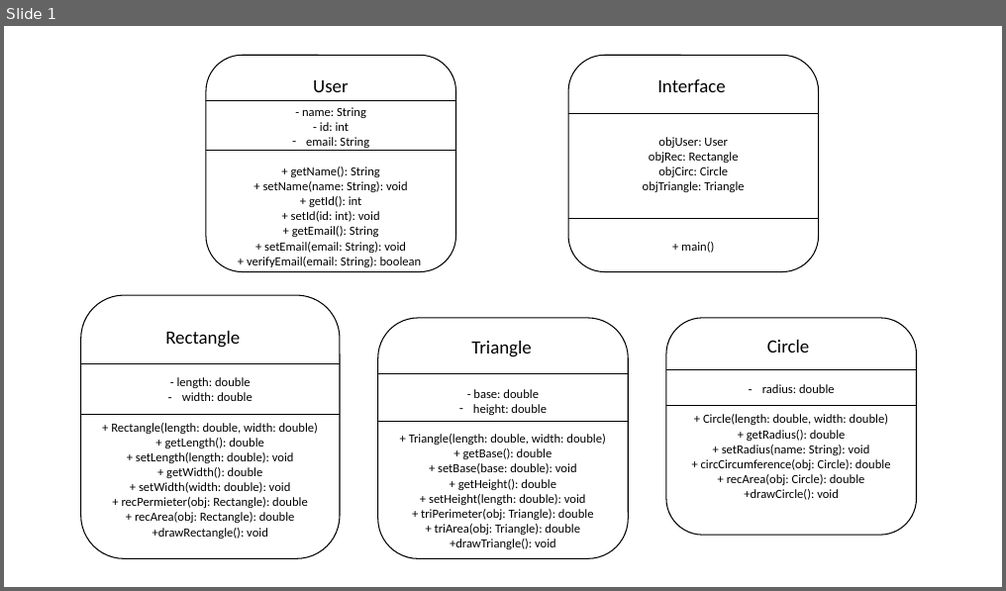
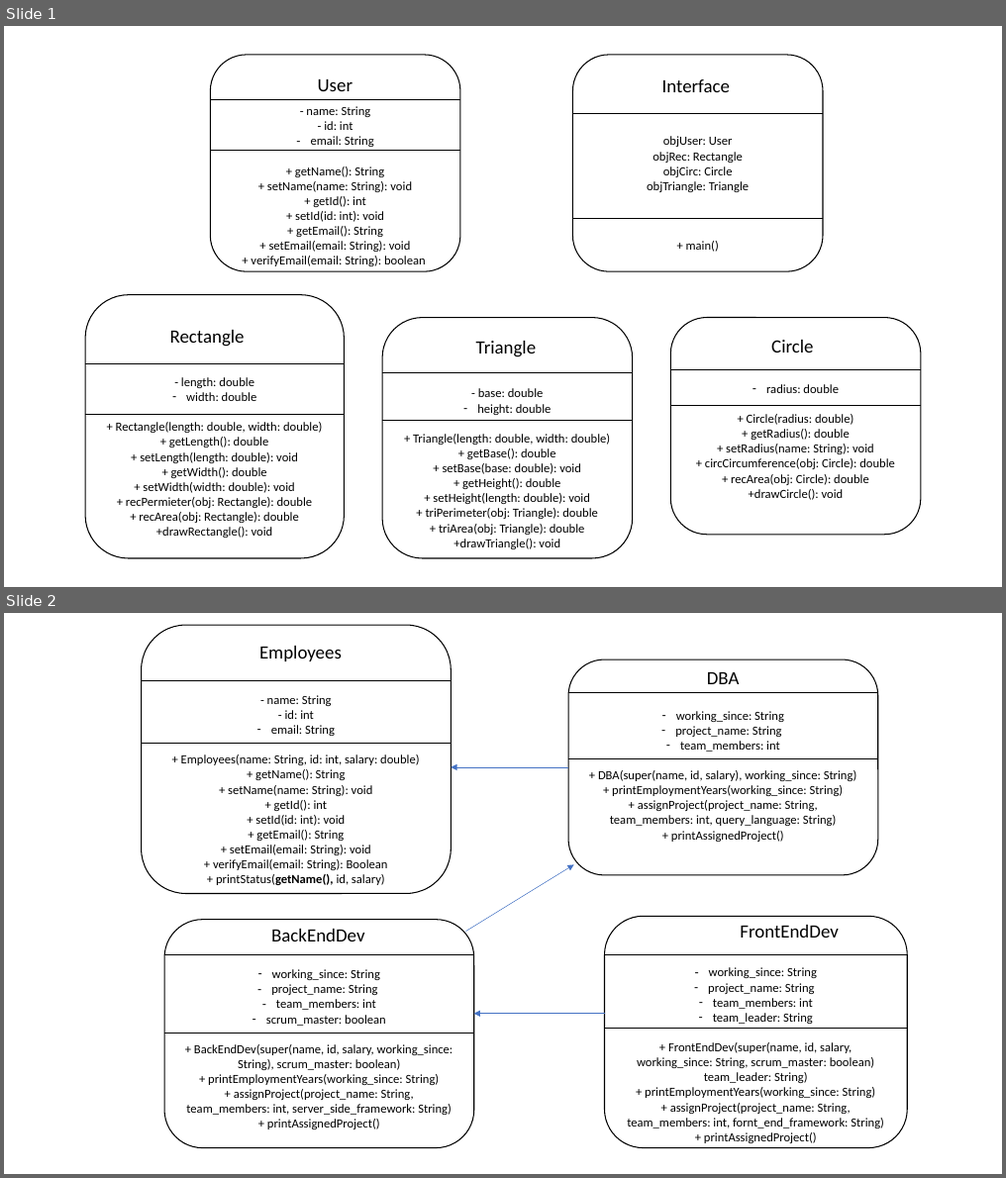
Before and after one commit to TaoseefIshtiak/taoseefishtiak.github.io, a slide deck: CSE215_lab-Manuals/UML.pptx. Shown one above the other, each under a label of ours: slide 1 before the commit, slides 1 and 2 after it. The pictures are 1006x591 and 1006x1178 pixels, drawn with LibreOffice and Linux fonts; fonts in the diff are those of the drawing. Boxes give left, top, right and bottom in pixels: in the first picture for what was removed or moved away, otherwise in the second. Text is boxed around its words. In the diff, an @@ line names an element or a change of style, - is before the commit and + after.

```diff
--- a/CSE215_lab-Manuals/UML.pptx
+++ b/CSE215_lab-Manuals/UML.pptx
@@ slide 2 added at (x1=4, y1=613, x2=1002, y2=1174), background #FFFFFF @@
@@ group added at (x1=141, y1=625, x2=908, y2=1149): 8 lines, 4 rounded rectangles, 4 texts, 3 arrows @@
+– working_since: String
+– project_name: String
+– team_members: int
++ DBA(super(name, id, salary), working_since: String)
++ printEmploymentYears(working_since: String)
++ assignProject(project_name: String, team_members: int, query_language: String)
++ printAssignedProject()
+DBA
+- name: String
+- id: int
+– email: String
++ Employees(name: String, id: int, salary: double)
++ getName(): String
++ setName(name: String): void
++ getId(): int
++ setId(id: int): void
++ getEmail(): String
++ setEmail(email: String): void
++ verifyEmail(email: String): Boolean
++ printStatus(getName(), id, salary)
+Employees
+– working_since: String
+– project_name: String
+– team_members: int
+– scrum_master: boolean
++ BackEndDev(super(name, id, salary, working_since: String), scrum_master: boolean)
++ printEmploymentYears(working_since: String)
++ assignProject(project_name: String, team_members: int, server_side_framework: String)
++ printAssignedProject()
+BackEndDev
+– working_since: String
+– project_name: String
+– team_members: int
+– team_leader: String
++ FrontEndDev(super(name, id, salary, working_since: String, scrum_master: boolean) team_leader: String)
++ printEmploymentYears(working_since: String)
++ assignProject(project_name: String, team_members: int, fornt_end_framework: String)
++ printAssignedProject()
+FrontEndDev
@@ slide 1 changed as well @@
@@ 10 lines, 5 rounded rectangles, 5 texts moved together from (x1=81, y1=55, x2=917, y2=559) to (x1=85, y1=55, x2=921, y2=559) @@
@@ text in rounded rectangle at (x1=746, y1=414, x2=853, y2=425): text changed @@
-+ Circle(length: double, width: double)
++ Circle(radius: double)
```
Also in this commit, not shown: 2 other slides added, 15 other files.
